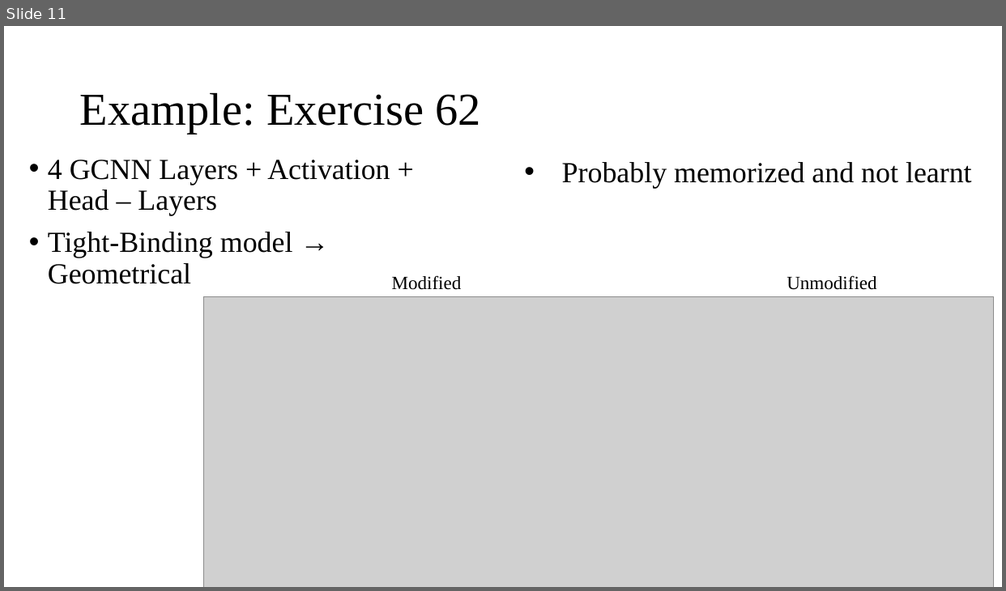
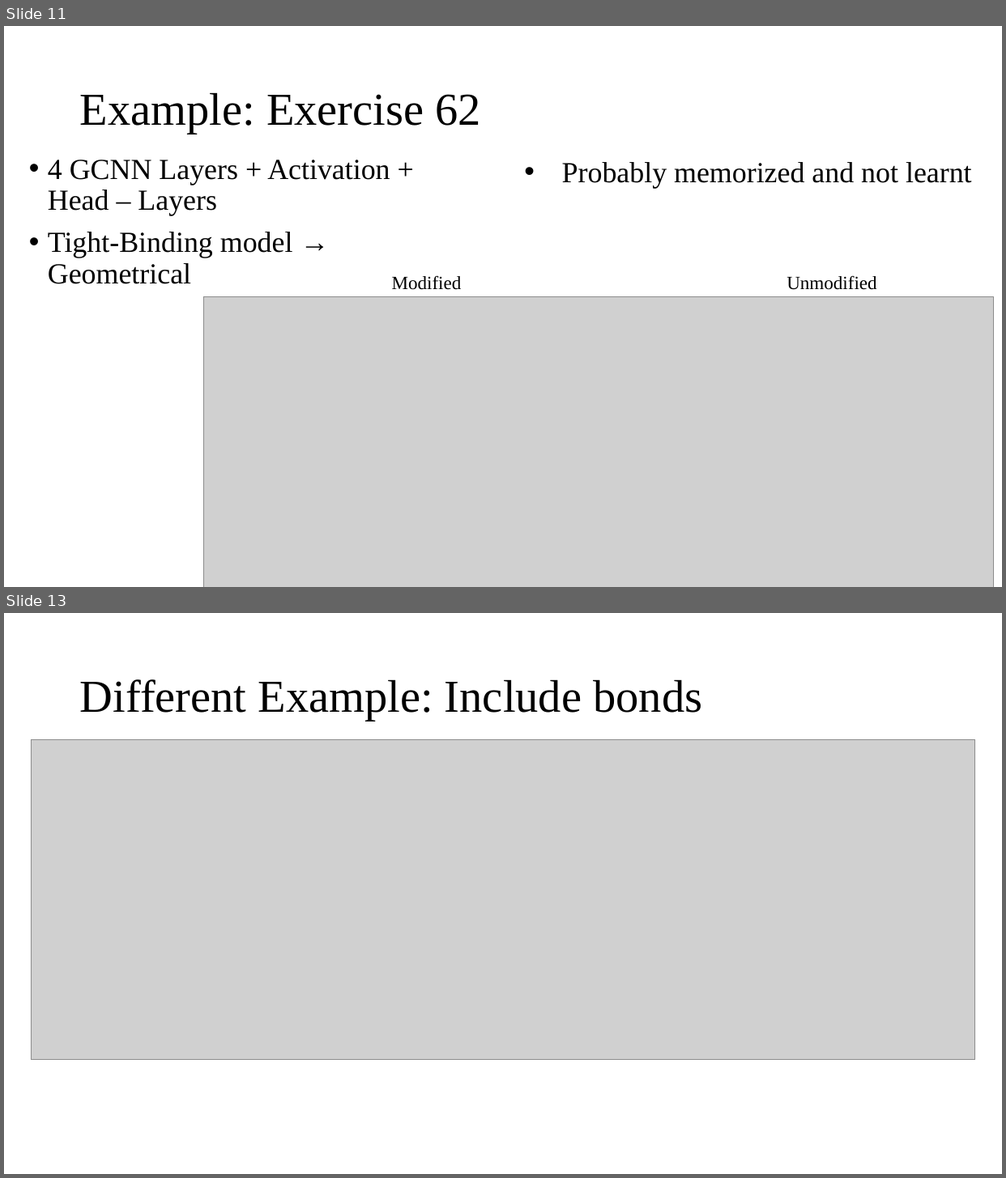
Before and after one commit to karsten3112/Computational-Physics, a slide deck: Portfolio-slides/Molecular graphs.pptx. Shown one above the other, each under a label of ours: slide 11 before the commit, slides 11 and 13 after it; the slides between them are not shown. The pictures are 1006x591 and 1006x1178 pixels, drawn with LibreOffice and Linux fonts; fonts in the diff are those of the drawing; grey boxes stand for pictures. Boxes give left, top, right and bottom in pixels: in the first picture for what was removed or moved away, otherwise in the second. Text is boxed around its words. In the diff, an @@ line names an element or a change of style, - is before the commit and + after.

```diff
--- a/Portfolio-slides/Molecular graphs.pptx
+++ b/Portfolio-slides/Molecular graphs.pptx
@@ slide 13 added at (4,613,1002,1174), background #FFFFFF @@
@@ title added at (80,679,702,721), 44 pt, text #000000 @@
+Different Example: Include bonds
@@ picture added at (31,739,975,1060) @@
```
Also in this commit, not shown: 3 slides changed, 2 other slides added, 21 other files.
